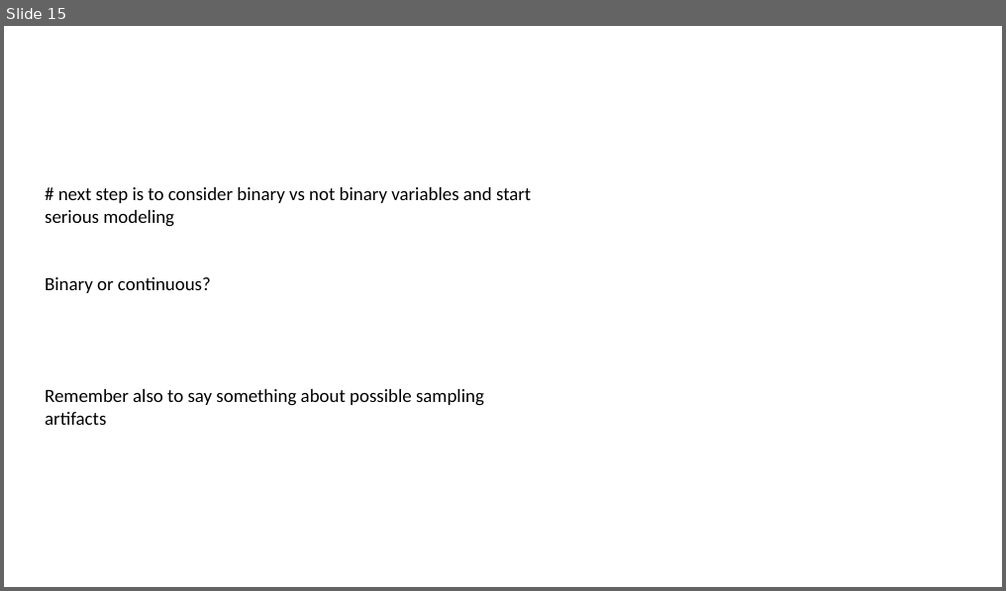
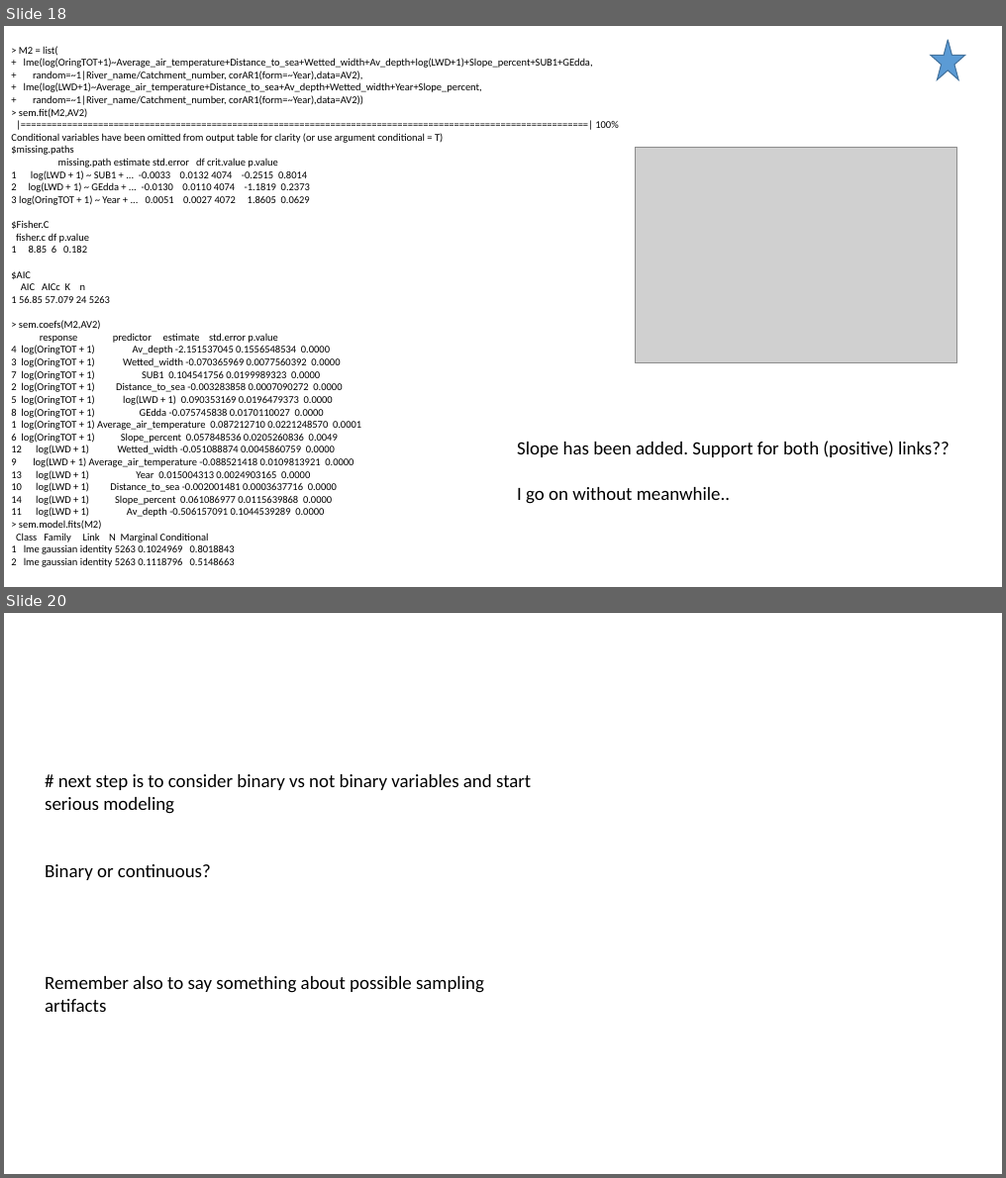
Before and after one commit to SerenaDonadi/Dod-ved, a slide deck: Electrofish data/LWD_analyses.pptx. Shown one above the other, each under a label of ours: slide 15 before the commit, slides 18 and 20 after it; the slides between them are not shown. The pictures are 1006x591 and 1006x1178 pixels, drawn with LibreOffice and Linux fonts; fonts in the diff are those of the drawing; grey boxes stand for pictures. Boxes give left, top, right and bottom in pixels: in the first picture for what was removed or moved away, otherwise in the second. Text is boxed around its words. In the diff, an @@ line names an element or a change of style, - is before the commit and + after.

```diff
--- a/Electrofish data/LWD_analyses.pptx
+++ b/Electrofish data/LWD_analyses.pptx
@@ slide 18 added at box(4, 26, 1002, 587), background #FFFFFF @@
@@ text added at box(11, 46, 618, 568), 10 pt, text #000000 @@
+> M2 = list(
++ lme(log(OringTOT+1)~Average_air_temperature+Distance_to_sea+Wetted_width+Av_depth+log(LWD+1)+Slope_percent+SUB1+GEdda,
++ random=~1|River_name/Catchment_number, corAR1(form=~Year),data=AV2),
++ lme(log(LWD+1)~Average_air_temperature+Distance_to_sea+Av_depth+Wetted_width+Year+Slope_percent,
++ random=~1|River_name/Catchment_number, corAR1(form=~Year),data=AV2))
+> sem.fit(M2,AV2)
+|==============================================================================================================| 100%
+Conditional variables have been omitted from output table for clarity (or use argument conditional = T)
+$missing.paths
+missing.path estimate std.error df crit.value p.value
+1 log(LWD + 1) ~ SUB1 + ... -0.0033 0.0132 4074 -0.2515 0.8014
+2 log(LWD + 1) ~ GEdda + ... -0.0130 0.0110 4074 -1.1819 0.2373
+3 log(OringTOT + 1) ~ Year + ... 0.0051 0.0027 4072 1.8605 0.0629
+$Fisher.C
+fisher.c df p.value
+1 8.85 6 0.182
+$AIC
+AIC AICc K n
+1 56.85 57.079 24 5263
+> sem.coefs(M2,AV2)
+response predictor estimate std.error p.value
+4 log(OringTOT + 1) Av_depth -2.151537045 0.1556548534 0.0000
+3 log(OringTOT + 1) Wetted_width -0.070365969 0.0077560392 0.0000
+7 log(OringTOT + 1) SUB1 0.104541756 0.0199989323 0.0000
+2 log(OringTOT + 1) Distance_to_sea -0.003283858 0.0007090272 0.0000
+5 log(OringTOT + 1) log(LWD + 1) 0.090353169 0.0196479373 0.0000
+8 log(OringTOT + 1) GEdda -0.075745838 0.0170110027 0.0000
+1 log(OringTOT + 1) Average_air_temperature 0.087212710 0.0221248570 0.0001
+6 log(OringTOT + 1) Slope_percent 0.057848536 0.0205260836 0.0049
+12 log(LWD + 1) Wetted_width -0.051088874 0.0045860759 0.0000
+9 log(LWD + 1) Average_air_temperature -0.088521418 0.0109813921 0.0000
+13 log(LWD + 1) Year 0.015004313 0.0024903165 0.0000
+10 log(LWD + 1) Distance_to_sea -0.002001481 0.0003637716 0.0000
+14 log(LWD + 1) Slope_percent 0.061086977 0.0115639868 0.0000
+11 log(LWD + 1) Av_depth -0.506157091 0.1044539289 0.0000
+> sem.model.fits(M2)
+Class Family Link N Marginal Conditional
+1 lme gaussian identity 5263 0.1024969 0.8018843
+2 lme gaussian identity 5263 0.1118796 0.5148663
@@ star added at box(931, 40, 965, 79), fill #5B9BD5, outline #43739E 1 pt @@
@@ picture added at box(635, 148, 957, 364) @@
@@ text added at box(517, 441, 949, 504), 18 pt, text #000000 @@
+Slope has been added. Support for both (positive) links??
+I go on without meanwhile..
@@ what was slide 15 is now slide 20 @@
```
Also in this commit, not shown: 1 slide changed, 4 other slides added, 1 other file.
